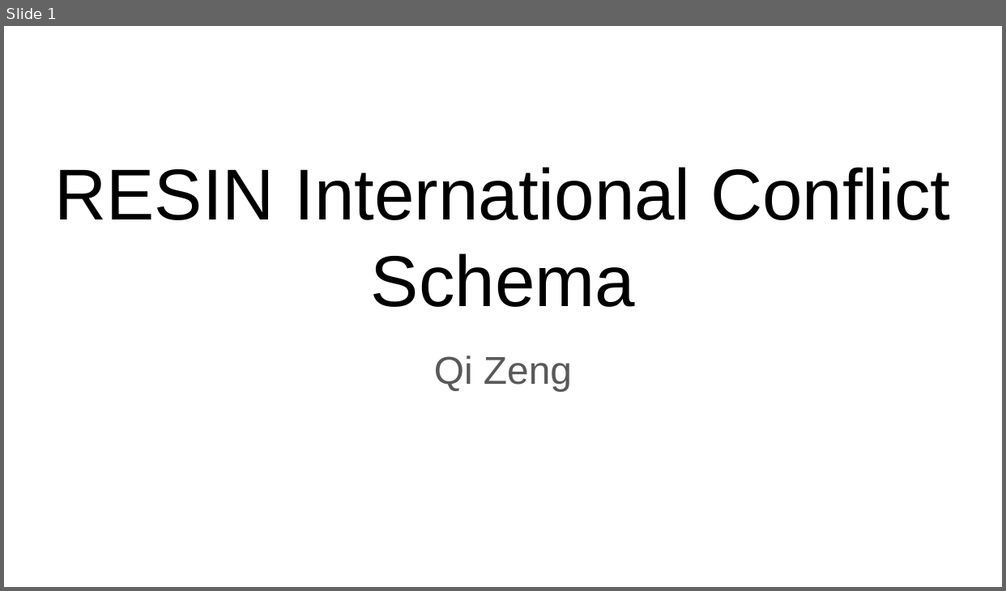
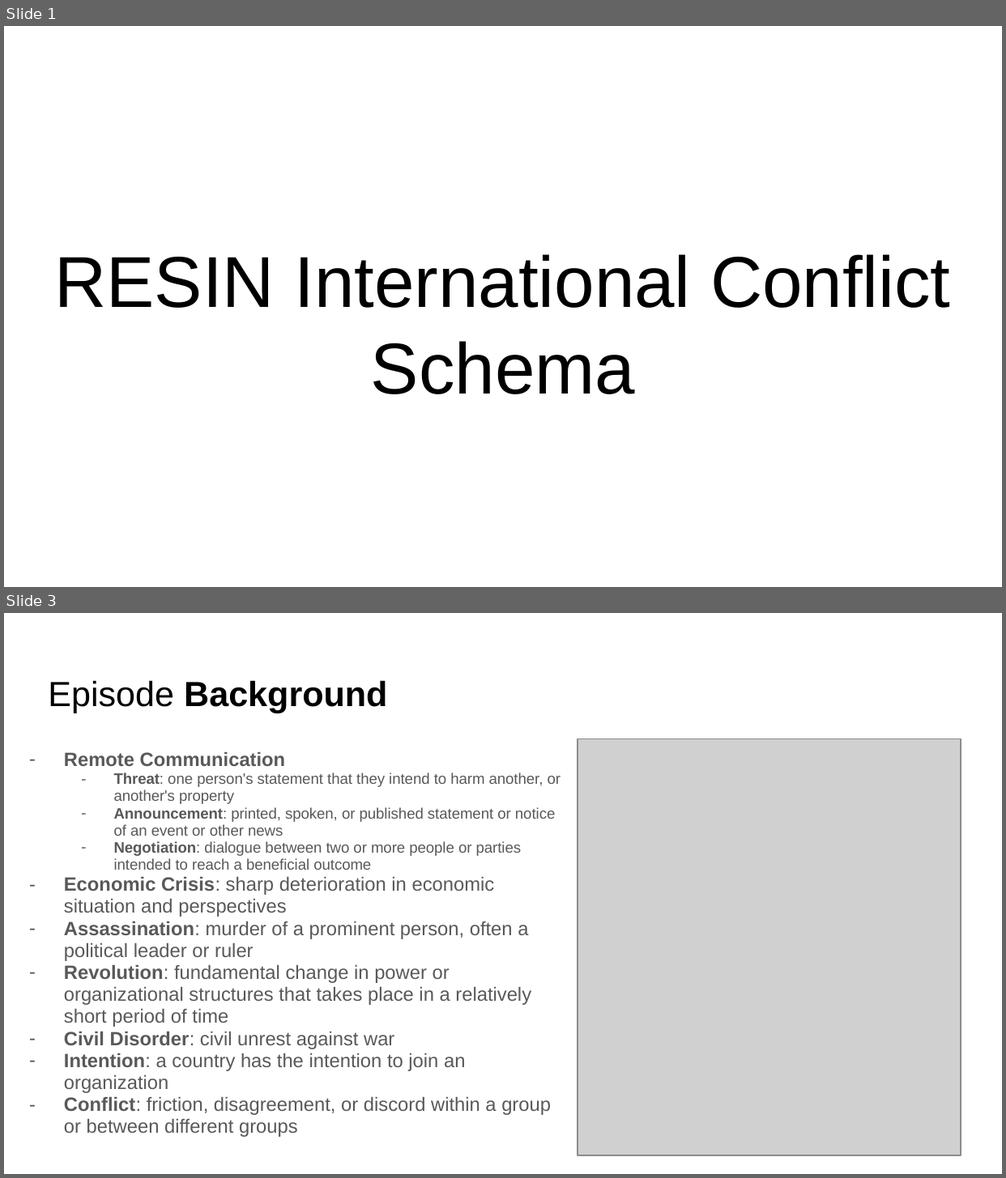
Before and after one commit to RESIN-KAIROS/schemalib, a slide deck: hrf/international_conflict.pptx. Shown one above the other, each under a label of ours: slide 1 before the commit, slides 1 and 3 after it; the slides between them are not shown. The pictures are 1006x591 and 1006x1178 pixels, drawn with LibreOffice and Linux fonts; fonts in the diff are those of the drawing; grey boxes stand for pictures. Boxes give left, top, right and bottom in pixels: in the first picture for what was removed or moved away, otherwise in the second. Text is boxed around its words. In the diff, an @@ line names an element or a change of style, - is before the commit and + after.

Commit message:
update international conflict slides

```diff
--- a/hrf/international_conflict.pptx
+++ b/hrf/international_conflict.pptx
@@ slide 3 added at (4,613,1002,1174), background #FFFFFF @@
@@ title added at (48,680,387,713), 25.2 pt, text #000000, bold @@
+Episode Background
@@ text added at (64,752,561,1137), 13.9 pt, text #595959 @@
+– Remote Communication
+  – Threat: one person's statement that they intend to harm another, or another's property
+  – Announcement: printed, spoken, or published statement or notice of an event or other news
+  – Negotiation: dialogue between two or more people or parties intended to reach a beneficial outcome
+– Economic Crisis: sharp deterioration in economic situation and perspectives
+– Assassination: murder of a prominent person, often a political leader or ruler
+– Revolution: fundamental change in power or organizational structures that takes place in a relatively short period of time
+– Civil Disorder: civil unrest against war
+– Intention: a country has the intention to join an organization
+– Conflict: friction, disagreement, or discord within a group or between different groups
@@ picture added at (577,739,961,1156) @@
@@ slide 1 changed as well @@
@@ title "RESIN International Conflict Schema": place and size @@
-title "RESIN International Conflict Schema" at (55,167,950,307)
+title "RESIN International Conflict Schema" at (55,254,950,395)
@@ subtitle removed at (434,356,572,391) @@
-Qi Zeng
```
Also in this commit, not shown: 1 other slide changed, 7 other slides added, 2 slides removed.
